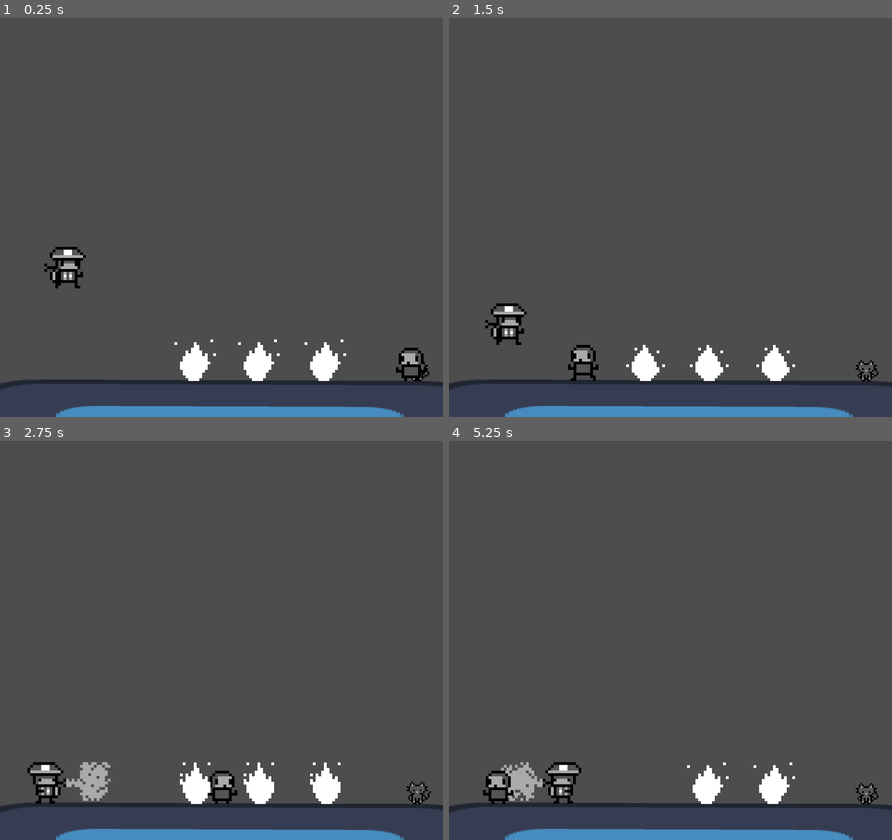
Above: before the commit, frames 1-4 (two rows, left to right).
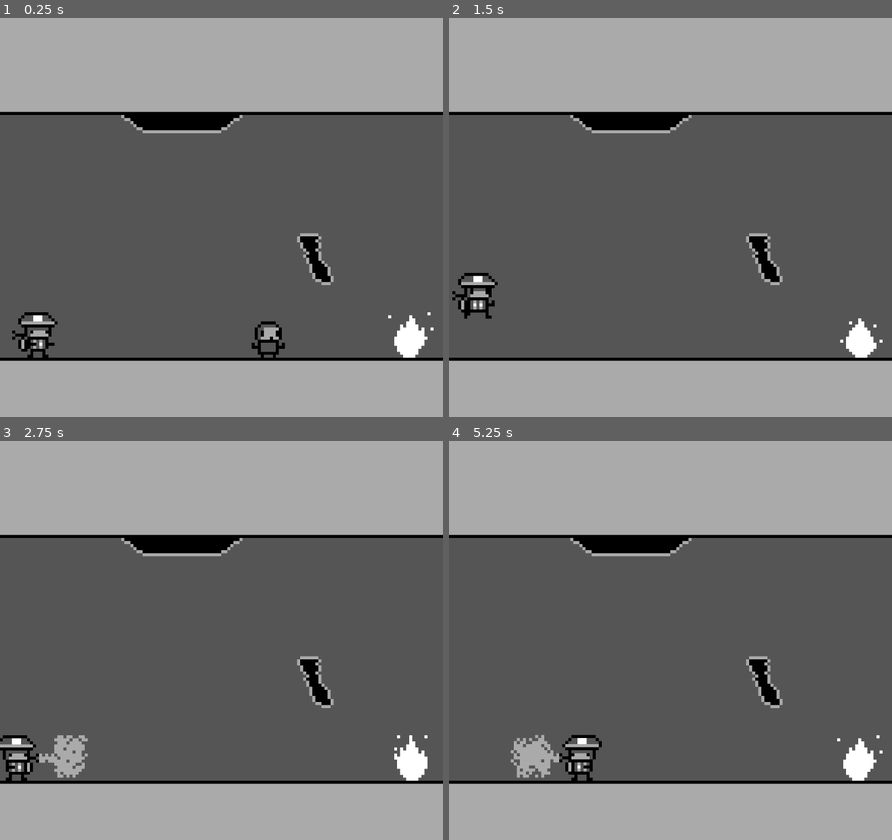
Above: after the commit, the same moments.

Repository: pepeelpollo777/GameBJam
Game: Godot game, scene res://level_test.tscn
Same seed, same stepped clock (60 frames per second), same inputs: the game is played once before the commit and once after it. The engine's default icon, where the game draws it, is replaced by a stand-in: a white triangle on a blue panel in a dark square.
Inputs:
- Up to frame 1 (0.25 s): no input
- Up to frame 2 (1.5 s): hold K (B) 0.53-1.28 s; hold D (right) from 0.53 s (still down); tap J (A) at 1.35 s
- Up to frame 3 (2.75 s): tap K (B) at 1.55 s; release D (right) at 2.03 s; hold A (left) from 2.03 s (still down); hold K (B) from 2.03 s (still down)
- Up to frame 4 (5.25 s): release A (left) at 2.78 s; release K (B) at 2.78 s; hold D (right) 2.78-4.28 s; tap K (B) at 2.85, 3.8, 4.35 s; hold J (A) 3.53-4.28 s; hold A (left) 4.28-5.03 s; hold D (right) from 5.03 s (still down); hold K (B) from 5.03 s (still down)

The runs differ from the first frame. In frame 1, 43% of the frame differs, in the area x 0-100%, y 0-100%; in frame 2, 42%; in frame 3, 43%; in frame 4, 42%.

Commit message:
add escenari

Diff:
--- a/Characters/Player/gas.tscn
+++ b/Characters/Player/gas.tscn
@@ -57,6 +57,7 @@
 }]
 
 [node name="Gas" type="Area2D" groups=["gas"]]
+z_index = 3
 script = ExtResource("1_c8tse")
 
 [node name="CollisionShape2D" type="CollisionShape2D" parent="."]
--- a/Characters/Player/player.tscn
+++ b/Characters/Player/player.tscn
@@ -6,7 +6,7 @@
 [ext_resource type="AudioStream" uid="uid://dm58rwxfnpvfy" path="res://Sounds/salto1 (2).wav" id="4_bqsbk"]
 
 [sub_resource type="RectangleShape2D" id="RectangleShape2D_i3pqv"]
-size = Vector2(14, 15)
+size = Vector2(10, 15)
 
 [sub_resource type="AtlasTexture" id="AtlasTexture_i3pqv"]
 atlas = ExtResource("2_onrkg")
@@ -213,7 +213,8 @@
 frame_progress = 0.227091
 
 [node name="Gas" parent="." instance=ExtResource("3_i3pqv")]
+visible = false
 
 [node name="AudioStreamPlayer2D" type="AudioStreamPlayer2D" parent="."]
 stream = ExtResource("4_bqsbk")
-volume_db = -55.893
+volume_db = -40.353
--- a/fire.tscn
+++ b/fire.tscn
@@ -174,7 +174,7 @@
 
 [node name="AudioStreamPlayer2D" type="AudioStreamPlayer2D" parent="."]
 stream = ExtResource("3_x6ecg")
-volume_db = -27.505
+volume_db = -15.551
 autoplay = true
 
 [connection signal="area_entered" from="." to="." method="_on_area_entered"]
--- a/level_test.tscn
+++ b/level_test.tscn
@@ -1,6 +1,6 @@
-[gd_scene load_steps=9 format=3 uid="uid://b6n8bh4i6wprj"]
-
-[ext_resource type="Texture2D" uid="uid://bqqskfp6oj2p2" path="res://icon.svg" id="1_k0mgt"]
+[gd_scene load_steps=11 format=3 uid="uid://b6n8bh4i6wprj"]
+
+[ext_resource type="Texture2D" uid="uid://b3h7ldhfpdk80" path="res://bg.png" id="1_56xti"]
 [ext_resource type="PackedScene" uid="uid://y3kjd2fwj0ow" path="res://Characters/Player/player.tscn" id="2_njr5j"]
 [ext_resource type="PackedScene" uid="uid://d1dbr0l2lqaam" path="res://Characters/Cat/cat.tscn" id="3_rdhbp"]
 [ext_resource type="PackedScene" uid="uid://ej2owooarydx" path="res://Characters/Npc/npc.tscn" id="4_4xtnr"]
@@ -8,39 +8,61 @@
 [ext_resource type="AudioStream" uid="uid://5b51apcyc1sm" path="res://Music/MusicP.wav" id="6_56xti"]
 
 [sub_resource type="RectangleShape2D" id="RectangleShape2D_njr5j"]
-size = Vector2(166, 20)
+size = Vector2(815, 20)
 
 [sub_resource type="RectangleShape2D" id="RectangleShape2D_4xtnr"]
 size = Vector2(14, 123)
 
+[sub_resource type="RectangleShape2D" id="RectangleShape2D_56xti"]
+size = Vector2(8, 8)
+
+[sub_resource type="RectangleShape2D" id="RectangleShape2D_mge0y"]
+size = Vector2(6, 8)
+
 [node name="LevelTest" type="Node2D"]
 
+[node name="Bg" type="Sprite2D" parent="."]
+position = Vector2(400, 0)
+texture = ExtResource("1_56xti")
+
 [node name="StaticBody2D" type="StaticBody2D" parent="."]
 
-[node name="Icon" type="Sprite2D" parent="StaticBody2D"]
-position = Vector2(83, 156)
-rotation = 0.0036621
-scale = Vector2(1.42766, 0.395077)
-texture = ExtResource("1_k0mgt")
-
 [node name="CollisionShape2D" type="CollisionShape2D" parent="StaticBody2D"]
-position = Vector2(80, 141)
+position = Vector2(408.5, 122)
 shape = SubResource("RectangleShape2D_njr5j")
 
 [node name="Player" parent="." instance=ExtResource("2_njr5j")]
-position = Vector2(24, 71)
+z_index = 1
+position = Vector2(12, 103)
+
+[node name="Camera2D" type="Camera2D" parent="Player"]
+zoom = Vector2(1.095, 1.095)
+limit_left = 0
+limit_top = 0
+limit_bottom = 76
+position_smoothing_enabled = true
+position_smoothing_speed = 10.0
+drag_horizontal_enabled = true
+drag_left_margin = 0.1
+drag_top_margin = 0.1
+drag_right_margin = 0.1
+drag_bottom_margin = 0.1
+editor_draw_screen = false
 
 [node name="Cat" parent="." instance=ExtResource("3_rdhbp")]
-position = Vector2(151, 127)
+position = Vector2(226, 108)
+
+[node name="Cat2" parent="." instance=ExtResource("3_rdhbp")]
+position = Vector2(517, 109)
 
 [node name="Npc" parent="." instance=ExtResource("4_4xtnr")]
-position = Vector2(129, 123)
+position = Vector2(68, 104)
 
 [node name="StaticBody2D2" type="StaticBody2D" parent="."]
 collision_layer = 3
 
 [node name="CollisionShape2D" type="CollisionShape2D" parent="StaticBody2D2"]
-position = Vector2(170, 69.5)
+position = Vector2(802, 62)
 shape = SubResource("RectangleShape2D_4xtnr")
 
 [node name="StaticBody2D3" type="StaticBody2D" parent="."]
@@ -51,15 +73,238 @@
 shape = SubResource("RectangleShape2D_4xtnr")
 
 [node name="Fire" parent="." instance=ExtResource("5_6ih1o")]
-position = Vector2(94, 123)
+z_index = 2
+position = Vector2(175, 104)
 
 [node name="Fire2" parent="." instance=ExtResource("5_6ih1o")]
-position = Vector2(71, 123)
+z_index = 2
+position = Vector2(136, 104)
 
 [node name="Fire3" parent="." instance=ExtResource("5_6ih1o")]
-position = Vector2(118, 123)
+z_index = 2
+position = Vector2(185, 104)
+
+[node name="Fire4" parent="." instance=ExtResource("5_6ih1o")]
+z_index = 2
+position = Vector2(243, 104)
+
+[node name="Fire5" parent="." instance=ExtResource("5_6ih1o")]
+z_index = 2
+position = Vector2(289, 104)
+
+[node name="Fire6" parent="." instance=ExtResource("5_6ih1o")]
+z_index = 2
+position = Vector2(457, 104)
+
+[node name="Fire17" parent="." instance=ExtResource("5_6ih1o")]
+z_index = 2
+position = Vector2(445, 104)
+
+[node name="Fire18" parent="." instance=ExtResource("5_6ih1o")]
+z_index = 2
+position = Vector2(439, 104)
+
+[node name="Fire7" parent="." instance=ExtResource("5_6ih1o")]
+z_index = 2
+position = Vector2(467, 104)
+
+[node name="Fire8" parent="." instance=ExtResource("5_6ih1o")]
+z_index = 2
+position = Vector2(477, 104)
+
+[node name="Fire9" parent="." instance=ExtResource("5_6ih1o")]
+z_index = 2
+position = Vector2(488, 104)
+
+[node name="Fire10" parent="." instance=ExtResource("5_6ih1o")]
+z_index = 2
+position = Vector2(493, 104)
+
+[node name="Fire11" parent="." instance=ExtResource("5_6ih1o")]
+z_index = 2
+position = Vector2(504, 104)
+
+[node name="Fire12" parent="." instance=ExtResource("5_6ih1o")]
+z_index = 2
+position = Vector2(529, 104)
+
+[node name="Fire13" parent="." instance=ExtResource("5_6ih1o")]
+z_index = 2
+position = Vector2(539, 104)
+
+[node name="Fire14" parent="." instance=ExtResource("5_6ih1o")]
+z_index = 2
+position = Vector2(549, 104)
+
+[node name="Fire15" parent="." instance=ExtResource("5_6ih1o")]
+z_index = 2
+position = Vector2(560, 104)
+
+[node name="Fire16" parent="." instance=ExtResource("5_6ih1o")]
+z_index = 2
+position = Vector2(560, 104)
+
+[node name="Fire19" parent="." instance=ExtResource("5_6ih1o")]
+z_index = 2
+position = Vector2(570, 104)
+
+[node name="Fire20" parent="." instance=ExtResource("5_6ih1o")]
+z_index = 2
+position = Vector2(581, 104)
+
+[node name="Fire21" parent="." instance=ExtResource("5_6ih1o")]
+z_index = 2
+position = Vector2(592, 104)
+
+[node name="Fire22" parent="." instance=ExtResource("5_6ih1o")]
+z_index = 2
+position = Vector2(603, 104)
+
+[node name="Fire23" parent="." instance=ExtResource("5_6ih1o")]
+z_index = 2
+position = Vector2(613, 104)
+
+[node name="Fire24" parent="." instance=ExtResource("5_6ih1o")]
+z_index = 2
+position = Vector2(624, 104)
+
+[node name="Fire25" parent="." instance=ExtResource("5_6ih1o")]
+z_index = 2
+position = Vector2(636, 104)
 
 [node name="AudioStreamPlayer" type="AudioStreamPlayer" parent="."]
 stream = ExtResource("6_56xti")
-volume_db = -29.982
+volume_db = -20.419
 autoplay = true
+
+[node name="Node2D" type="Node2D" parent="."]
+
+[node name="StaticBody2D4" type="StaticBody2D" parent="Node2D"]
+
+[node name="CollisionShape2D" type="CollisionShape2D" parent="Node2D/StaticBody2D4"]
+position = Vector2(204, 100)
+shape = SubResource("RectangleShape2D_56xti")
+
+[node name="StaticBody2D10" type="StaticBody2D" parent="Node2D"]
+
+[node name="CollisionShape2D" type="CollisionShape2D" parent="Node2D/StaticBody2D10"]
+position = Vector2(204, 100)
+shape = SubResource("RectangleShape2D_56xti")
+
+[node name="CollisionShape2D2" type="CollisionShape2D" parent="Node2D/StaticBody2D10"]
+position = Vector2(436, 36)
+shape = SubResource("RectangleShape2D_56xti")
+
+[node name="CollisionShape2D3" type="CollisionShape2D" parent="Node2D/StaticBody2D10"]
+position = Vector2(444, 36)
+shape = SubResource("RectangleShape2D_56xti")
+
+[node name="CollisionShape2D4" type="CollisionShape2D" parent="Node2D/StaticBody2D10"]
+position = Vector2(460, 36)
+shape = SubResource("RectangleShape2D_56xti")
+
+[node name="CollisionShape2D5" type="CollisionShape2D" parent="Node2D/StaticBody2D10"]
+position = Vector2(476, 44)
+shape = SubResource("RectangleShape2D_56xti")
+
+[node name="CollisionShape2D6" type="CollisionShape2D" parent="Node2D/StaticBody2D10"]
+position = Vector2(492, 52)
+shape = SubResource("RectangleShape2D_56xti")
+
+[node name="CollisionShape2D7" type="CollisionShape2D" parent="Node2D/StaticBody2D10"]
+position = Vector2(548, 52)
+shape = SubResource("RectangleShape2D_56xti")
+
+[node name="CollisionShape2D8" type="CollisionShape2D" parent="Node2D/StaticBody2D10"]
+position = Vector2(572, 52)
+shape = SubResource("RectangleShape2D_56xti")
+
+[node name="CollisionShape2D9" type="CollisionShape2D" parent="Node2D/StaticBody2D10"]
+position = Vector2(588, 60)
+shape = SubResource("RectangleShape2D_56xti")
+
+[node name="CollisionShape2D10" type="CollisionShape2D" parent="Node2D/StaticBody2D10"]
+position = Vector2(604, 60)
+shape = SubResource("RectangleShape2D_56xti")
+
+[node name="CollisionShape2D11" type="CollisionShape2D" parent="Node2D/StaticBody2D10"]
+position = Vector2(620, 76)
+shape = SubResource("RectangleShape2D_56xti")
+
+[node name="CollisionShape2D12" type="CollisionShape2D" parent="Node2D/StaticBody2D10"]
+position = Vector2(636, 84)
+shape = SubResource("RectangleShape2D_56xti")
+
+[node name="CollisionShape2D13" type="CollisionShape2D" parent="Node2D/StaticBody2D10"]
+position = Vector2(652, 100)
+shape = SubResource("RectangleShape2D_56xti")
+
+[node name="StaticBody2D6" type="StaticBody2D" parent="Node2D"]
+
+[node name="CollisionShape2D" type="CollisionShape2D" parent="Node2D/StaticBody2D6"]
+position = Vector2(228, 92)
+shape = SubResource("RectangleShape2D_56xti")
+
+[node name="CollisionShape2D2" type="CollisionShape2D" parent="Node2D/StaticBody2D6"]
+position = Vector2(220, 92)
+shape = SubResource("RectangleShape2D_56xti")
+
+[node name="StaticBody2D7" type="StaticBody2D" parent="Node2D"]
+
+[node name="CollisionShape2D" type="CollisionShape2D" parent="Node2D/StaticBody2D7"]
+position = Vector2(236, 92)
+shape = SubResource("RectangleShape2D_56xti")
+
+[node name="StaticBody2D8" type="StaticBody2D" parent="Node2D"]
+
+[node name="CollisionShape2D" type="CollisionShape2D" parent="Node2D/StaticBody2D8"]
+position = Vector2(356, 108)
+shape = SubResource("RectangleShape2D_56xti")
+
+[node name="StaticBody2D9" type="StaticBody2D" parent="Node2D"]
+
+[node name="CollisionShape2D" type="CollisionShape2D" parent="Node2D/StaticBody2D9"]
+position = Vector2(364, 100)
+shape = SubResource("RectangleShape2D_56xti")
+
+[node name="CollisionShape2D2" type="CollisionShape2D" parent="Node2D/StaticBody2D9"]
+position = Vector2(372, 92)
+shape = SubResource("RectangleShape2D_56xti")
+
+[node name="CollisionShape2D3" type="CollisionShape2D" parent="Node2D/StaticBody2D9"]
+position = Vector2(380, 84)
+shape = SubResource("RectangleShape2D_56xti")
+
+[node name="CollisionShape2D4" type="CollisionShape2D" parent="Node2D/StaticBody2D9"]
+position = Vector2(388, 76)
+shape = SubResource("RectangleShape2D_56xti")
+
+[node name="CollisionShape2D5" type="CollisionShape2D" parent="Node2D/StaticBody2D9"]
+position = Vector2(396, 68)
+shape = SubResource("RectangleShape2D_56xti")
+
+[node name="CollisionShape2D6" type="CollisionShape2D" parent="Node2D/StaticBody2D9"]
+position = Vector2(404, 60)
+shape = SubResource("RectangleShape2D_56xti")
+
+[node name="CollisionShape2D7" type="CollisionShape2D" parent="Node2D/StaticBody2D9"]
+position = Vector2(412, 52)
+shape = SubResource("RectangleShape2D_56xti")
+
+[node name="CollisionShape2D8" type="CollisionShape2D" parent="Node2D/StaticBody2D9"]
+position = Vector2(420, 44)
+shape = SubResource("RectangleShape2D_56xti")
+
+[node name="CollisionShape2D9" type="CollisionShape2D" parent="Node2D/StaticBody2D9"]
+position = Vector2(428, 36)
+shape = SubResource("RectangleShape2D_56xti")
+
+[node name="StaticBody2D4" type="StaticBody2D" parent="."]
+
+[node name="CollisionShape2D" type="CollisionShape2D" parent="StaticBody2D4"]
+position = Vector2(507, 52)
+shape = SubResource("RectangleShape2D_mge0y")
+
+[node name="CollisionShape2D2" type="CollisionShape2D" parent="StaticBody2D4"]
+position = Vector2(525, 52)
+shape = SubResource("RectangleShape2D_mge0y")
Binary file added: bg.png
Not shown, added: bg.png.import
